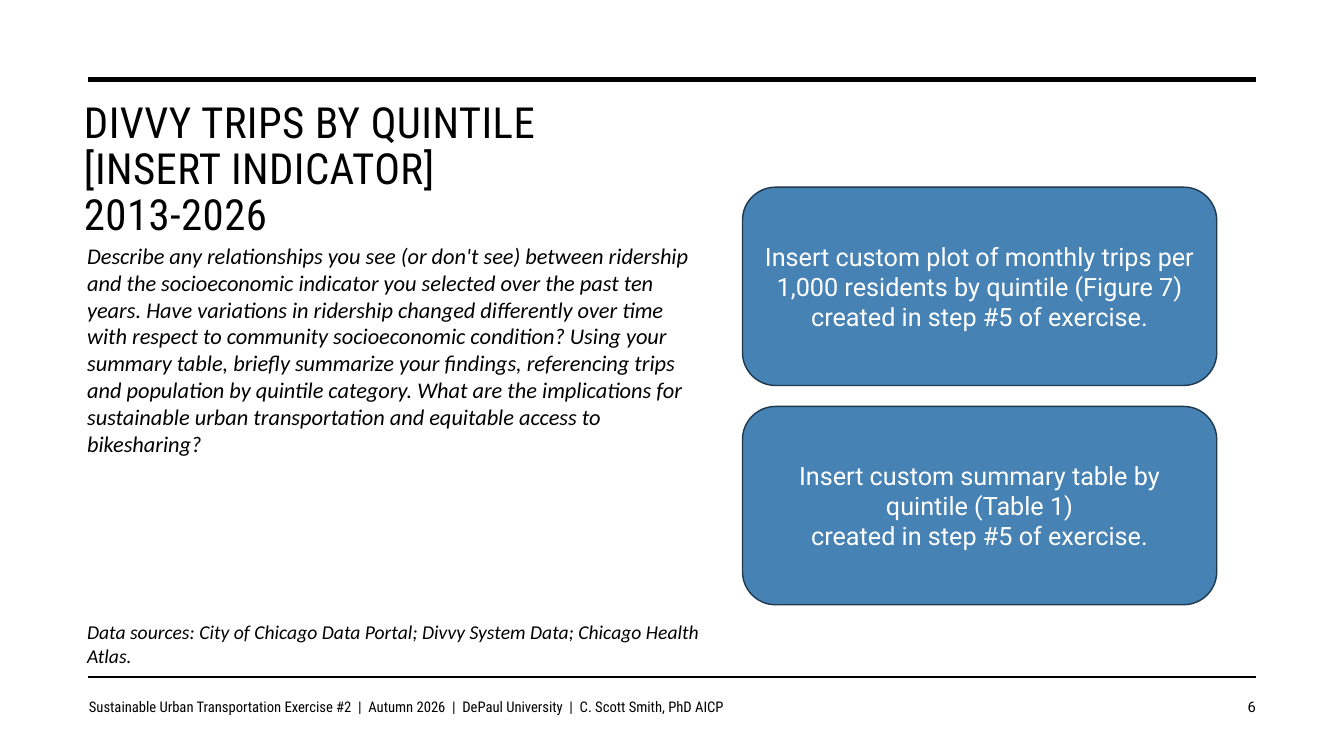
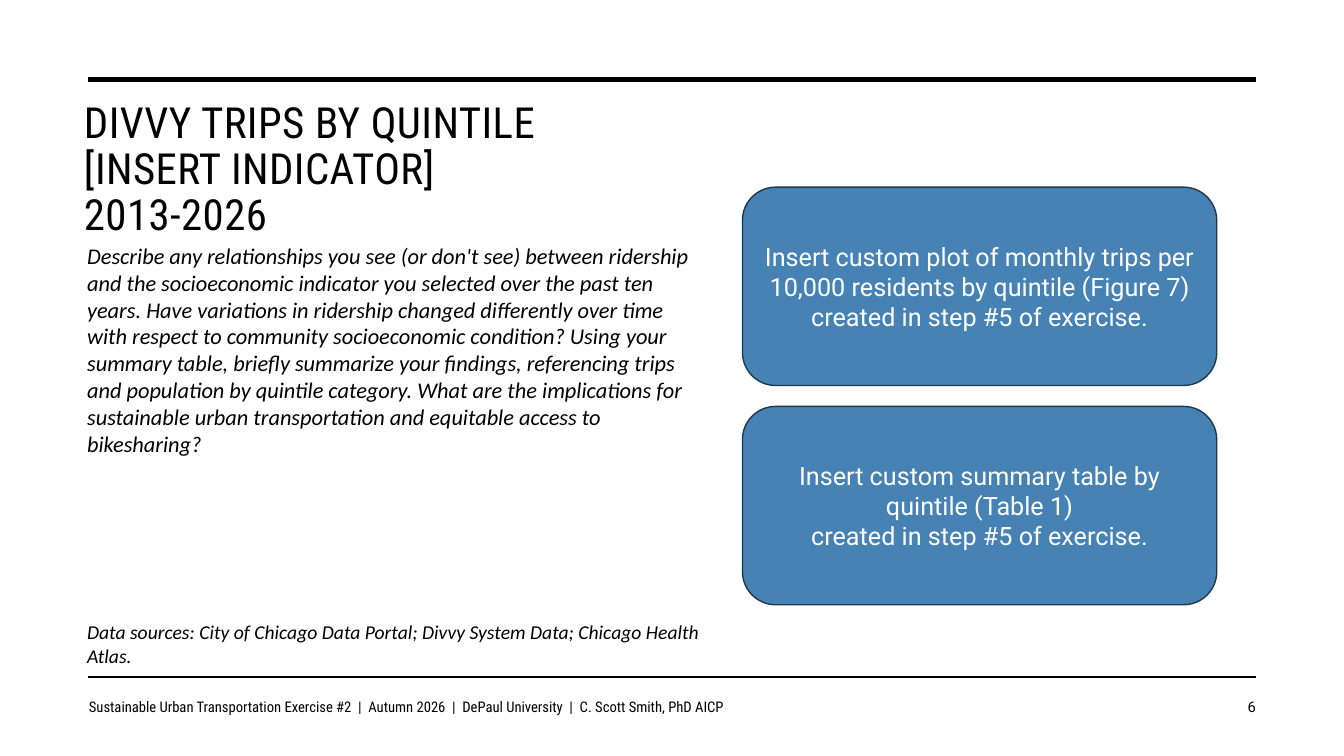
Before and after one commit to justenvirons/pedagogy, a slide deck: slide 6 of 2027/GEO330_Fall_Quarter/exercises/Exercise_02/slides/Exercise02_Template.pptx. Drawn at 1344x756 pixels with LibreOffice and Linux fonts; fonts in the diff are those of the drawing. Boxes give left, top, right and bottom in pixels: in the first picture for what was removed or moved away, otherwise in the second. Text is boxed around its words. In the diff, an @@ line names an element or a change of style, - is before the commit and + after.

```diff
--- a/2027/GEO330_Fall_Quarter/exercises/Exercise_02/slides/Exercise02_Template.pptx
+++ b/2027/GEO330_Fall_Quarter/exercises/Exercise_02/slides/Exercise02_Template.pptx
@@ text in rounded rectangle at bbox=[765, 247, 1194, 331]: text changed @@
-Insert custom plot of monthly trips per 1,000 residents by quintile (Figure 7)
-created in step #5 of exercise.
+Insert custom plot of monthly trips per 10,000 residents by quintile (Figure 7)
+created in step #5 of exercise.
```
Also in this commit, not shown: 6 other slides changed, 2 other files.
